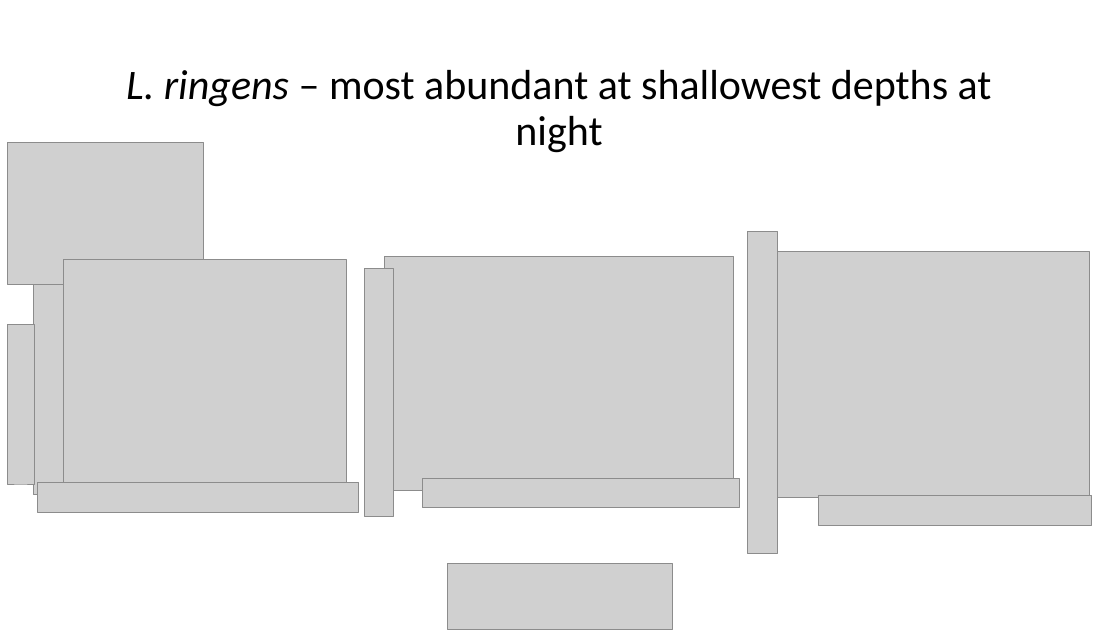
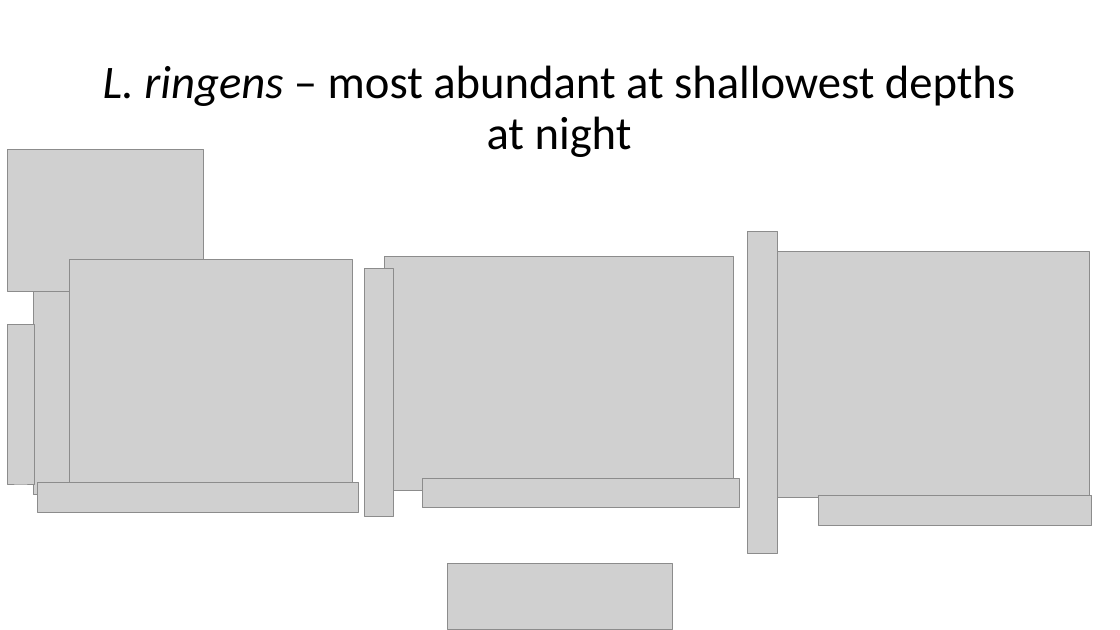
Before and after one commit to LukeABobay/larval-fish-community-analysis, a slide deck: slide 21 of PICES 2026 Presentation.pptx (slide 22 before the commit). Drawn at 1120x630 pixels with LibreOffice and Linux fonts; fonts in the diff are those of the drawing; grey boxes stand for pictures. Boxes give left, top, right and bottom in pixels: in the first picture for what was removed or moved away, otherwise in the second. Text is boxed around its words. In the diff, an @@ line names an element or a change of style, - is before the commit and + after.

```diff
--- a/PICES 2026 Presentation.pptx
+++ b/PICES 2026 Presentation.pptx
@@ title "L. ringens – most abundant ..." at [103, 65, 1015, 157]: size 36 to 40 pt @@
@@ picture: place and size @@
-picture at [7, 142, 203, 284]
+picture at [7, 150, 203, 292]
@@ picture: place and size @@
-picture at [64, 260, 346, 497]
+picture at [70, 260, 352, 497]
```
Also in this commit, not shown: 20 other slides changed, 1 slide added, 4 slides removed.
